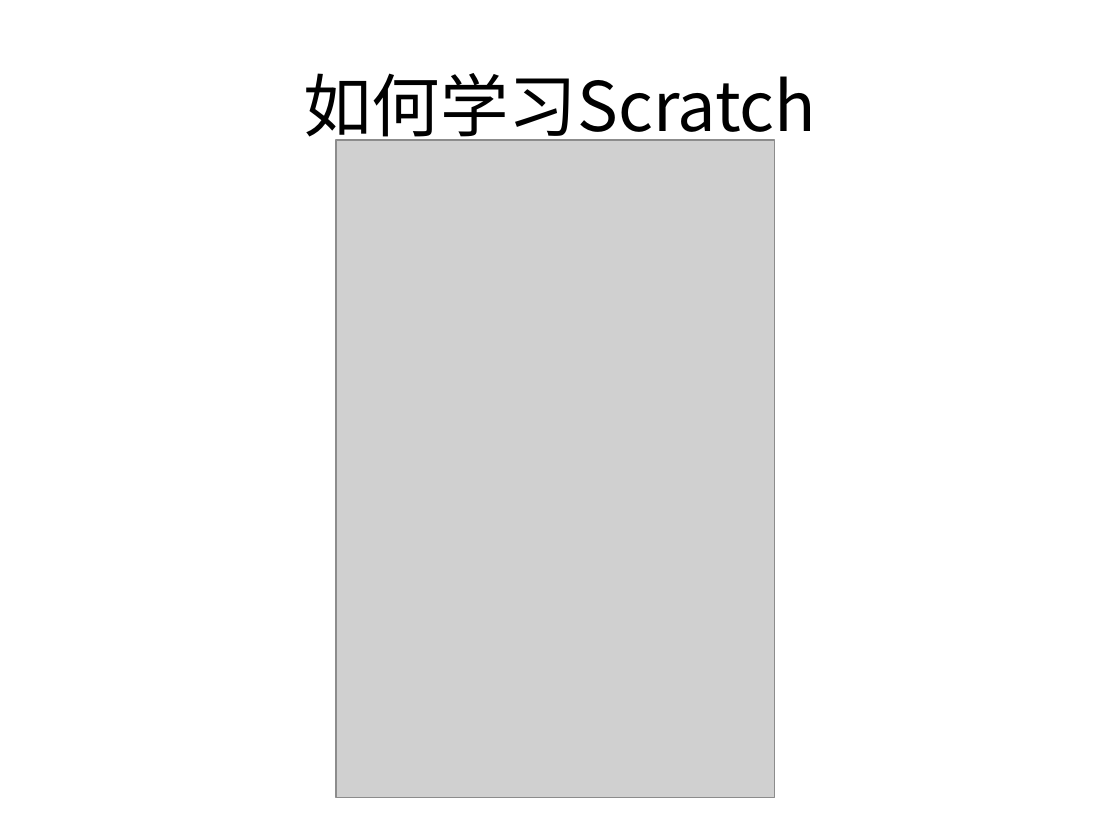
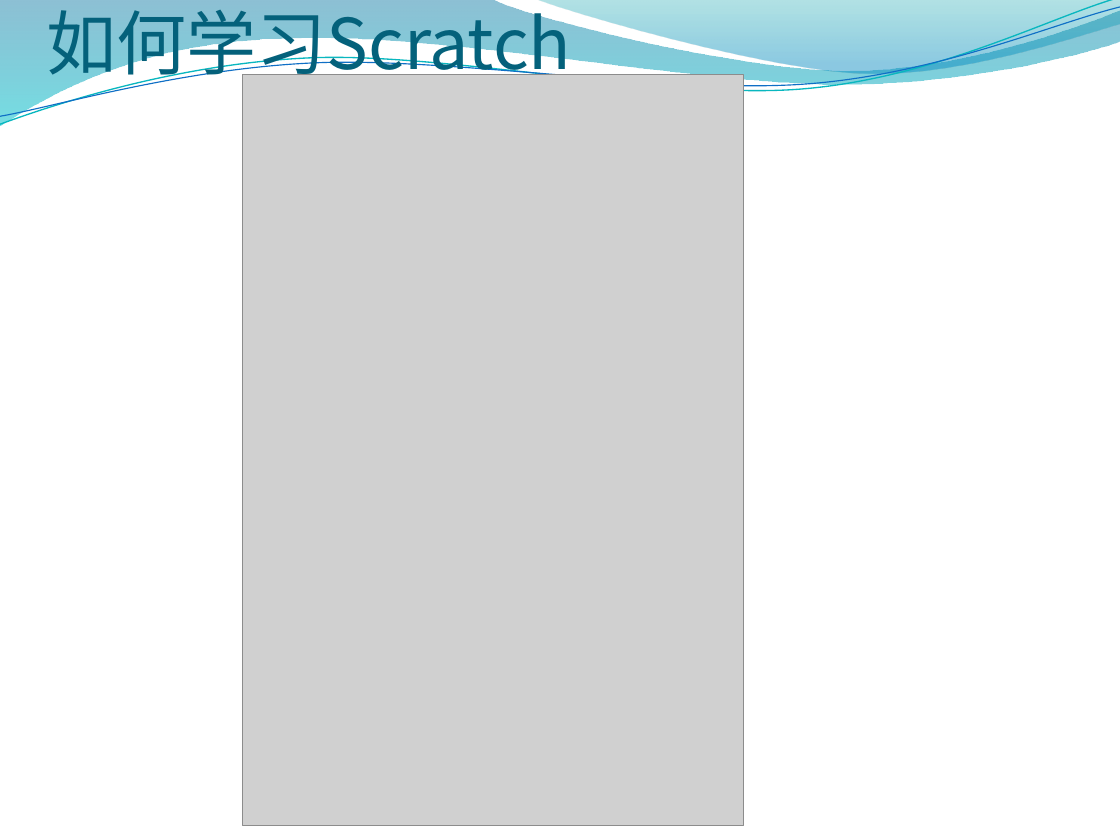
Before and after one commit to tjvictor/PublicCode, a slide deck: slide 6 of Public Class Presentation.pptx. Drawn at 1120x840 pixels with LibreOffice and Linux fonts; fonts in the diff are those of the drawing; grey boxes stand for pictures; background and template pictures are left out. Boxes give left, top, right and bottom in pixels: in the first picture for what was removed or moved away, otherwise in the second. Text is boxed around its words. In the diff, an @@ line names an element or a change of style, - is before the commit and + after.

```diff
--- a/Public Class Presentation.pptx
+++ b/Public Class Presentation.pptx
@@ freeform shape added at [0,0,1120,127], fill gradient #0074A1 to #00C6CF @@
@@ freeform shape added at [0,0,1120,131], outline #0AB8BF 0.85 pt @@
@@ freeform shape added at [0,7,1120,125], outline #0F6FC6 0.75 pt @@
@@ title "如何学习Scratch": place and size @@
-title "如何学习Scratch" at [303,73,816,148]
+title "如何学习Scratch" at [47,0,572,87]
@@ title "如何学习Scratch" at [47,0,572,87]: size 44 to 45 pt, text colour #000000 to #04617B; alignment centre to left; vertical alignment middle to bottom @@
@@ freeform shape added at [536,0,1120,77], fill gradient #00A1A9 to #008BBF @@
@@ picture: place and size @@
-picture at [336,140,775,797]
+picture at [243,75,744,827]
```
Also in this commit, not shown: 4 other slides changed.
